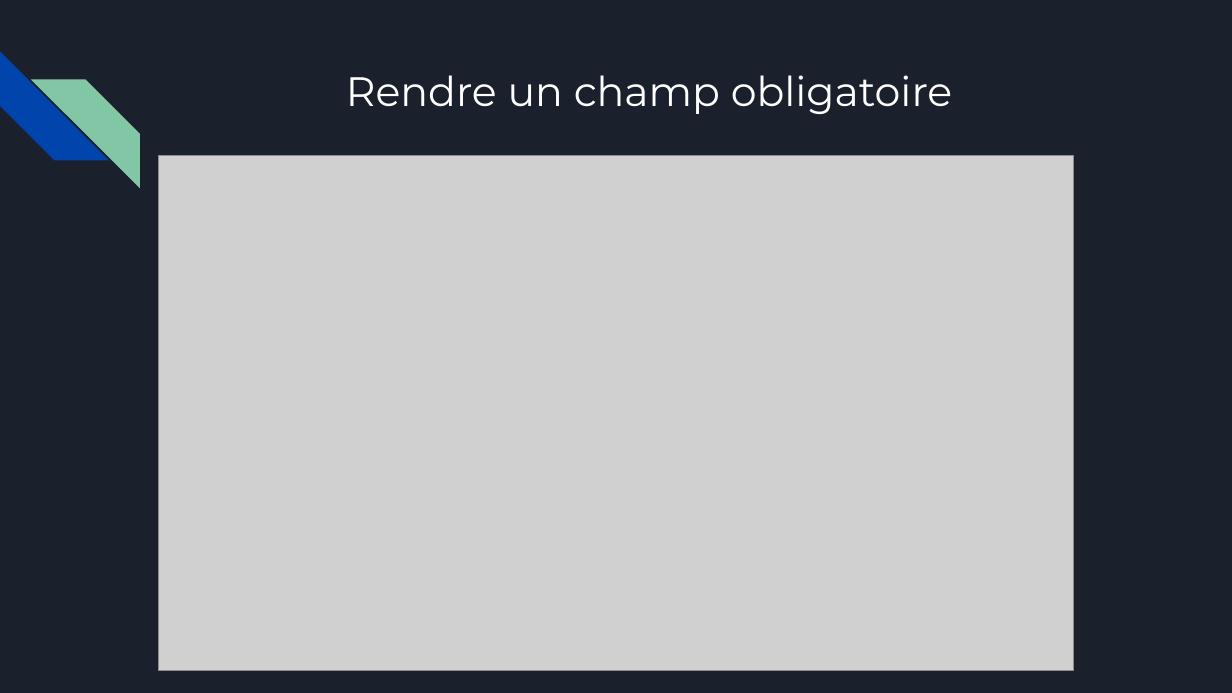
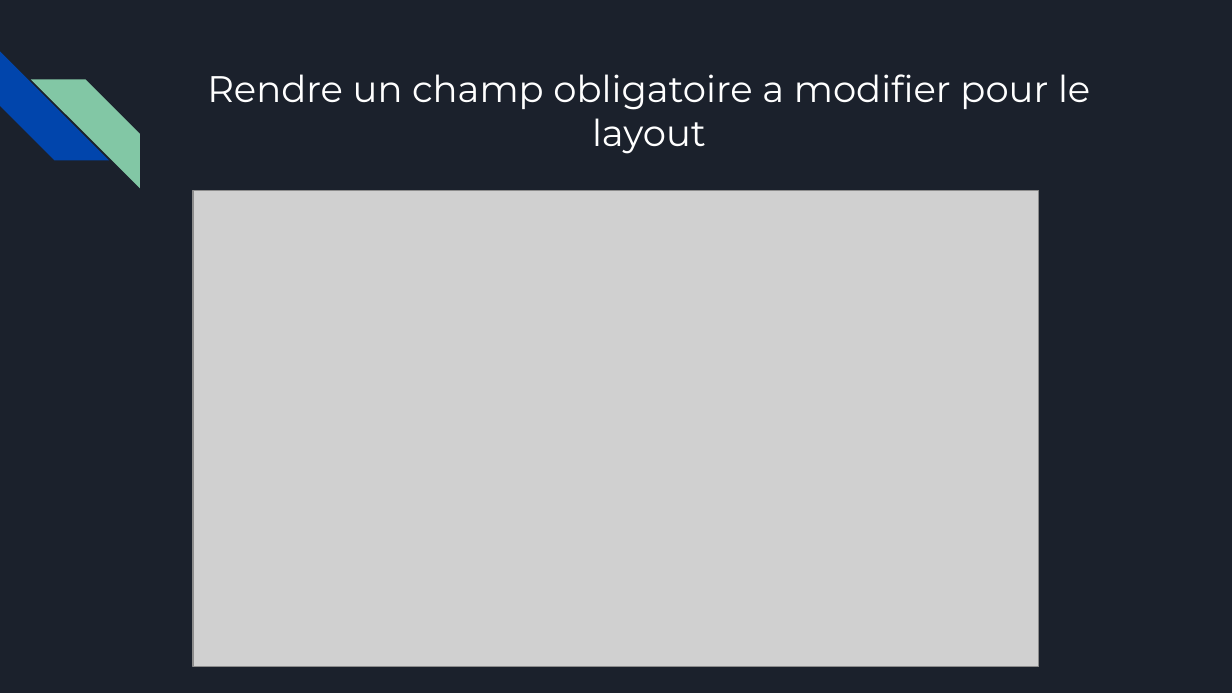
Before and after one commit to StevenLignereux/openclassroom_salesforce, a slide deck: slide 11 of projet_3_solution_tours_fors_life/livrables/P3_lignereux_steven/P3_01_presentation.pptx. Drawn at 1232x693 pixels with LibreOffice and Linux fonts; fonts in the diff are those of the drawing; grey boxes stand for pictures. Boxes give left, top, right and bottom in pixels: in the first picture for what was removed or moved away, otherwise in the second. Text is boxed around its words. In the diff, an @@ line names an element or a change of style, - is before the commit and + after.

Commit message:
video demo et finalisation présentation

```diff
--- a/projet_3_solution_tours_fors_life/livrables/P3_lignereux_steven/P3_01_presentation.pptx
+++ b/projet_3_solution_tours_fors_life/livrables/P3_lignereux_steven/P3_01_presentation.pptx
@@ title at [207, 74, 1090, 154]: text changed; size 24 to 21.6 pt @@
-Rendre un champ obligatoire
+Rendre un champ obligatoire a modifier pour le layout
@@ picture: place and size @@
-picture at [159, 155, 1074, 670]
+picture at [193, 191, 1039, 667]
```
Also in this commit, not shown: 39 other files.
